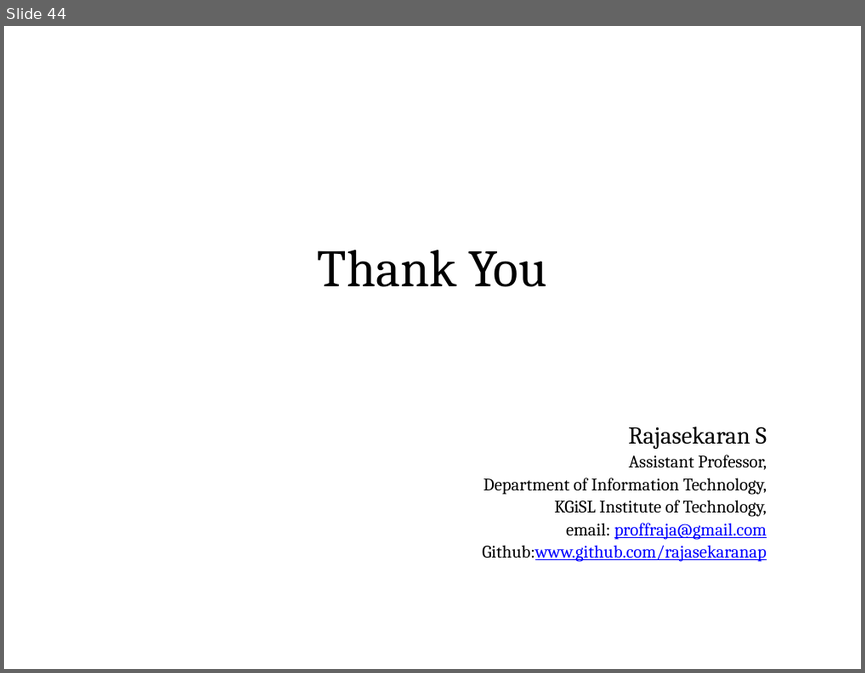
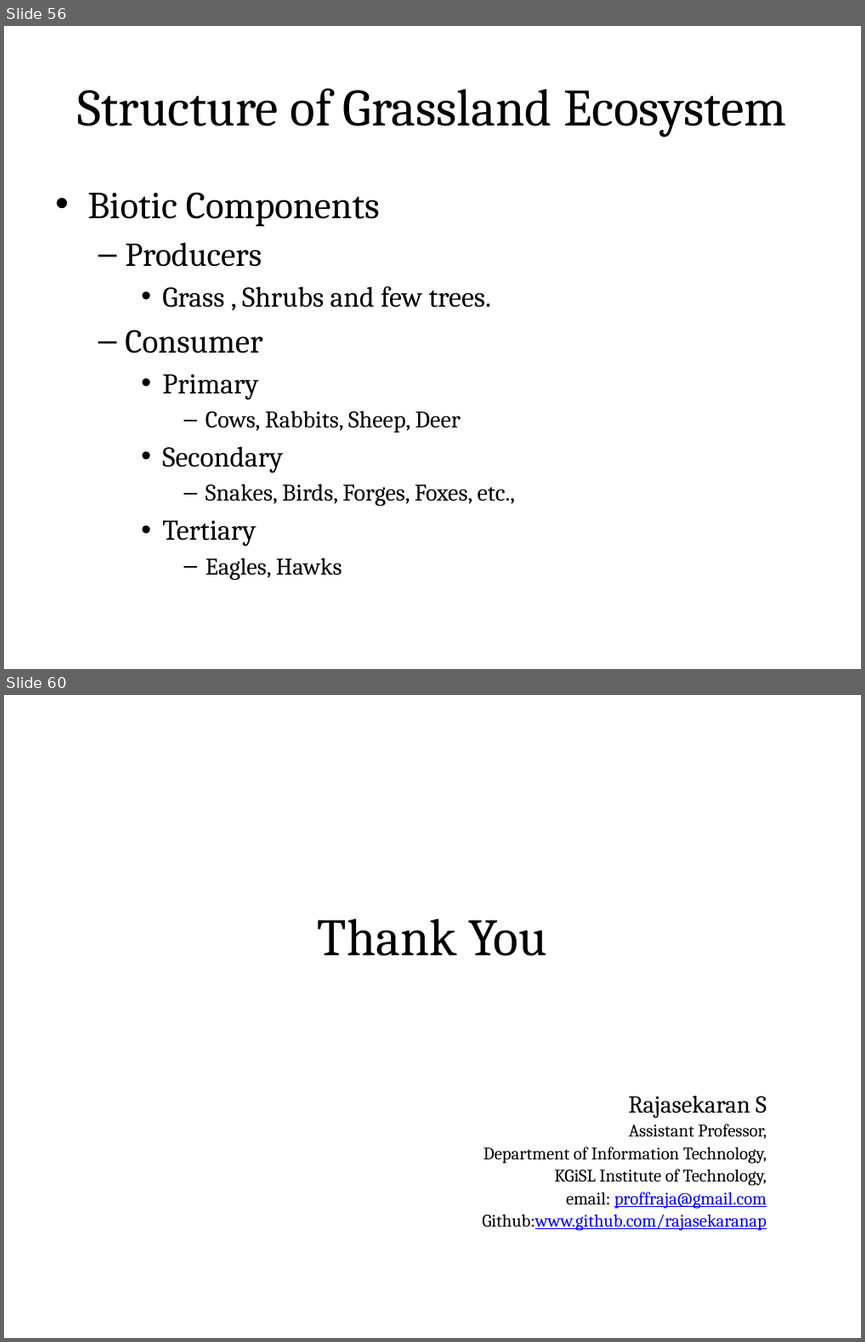
Before and after one commit to rajasekaran36/GE8291-Environmental-Science-and-Engineering, a slide deck: Slides/GE8291-U1.pptx. Shown one above the other, each under a label of ours: slide 44 before the commit, slides 56 and 60 after it; the slides between them are not shown. The pictures are 865x673 and 865x1342 pixels, drawn with LibreOffice and Linux fonts; fonts in the diff are those of the drawing. Boxes give left, top, right and bottom in pixels: in the first picture for what was removed or moved away, otherwise in the second. Text is boxed around its words. In the diff, an @@ line names an element or a change of style, - is before the commit and + after.

```diff
--- a/Slides/GE8291-U1.pptx
+++ b/Slides/GE8291-U1.pptx
@@ slide 56 added at [4,26,861,669], background #FFFFFF @@
@@ title added at [46,52,818,159], fill gradient #DAFDA7 to #E4FCC2 to #F5FFE7, outline #98B955 0.75 pt, 44 pt, text #000000 @@
+Structure of Grassland Ecosystem
@@ text added at [87,192,516,579], 20 pt, text #000000 @@
+• Biotic Components
+  – Producers
+    • Grass , Shrubs and few trees.
+  – Consumer
+    • Primary
+      – Cows, Rabbits, Sheep, Deer
+    • Secondary
+      – Snakes, Birds, Forges, Foxes, etc.,
+    • Tertiary
+      – Eagles, Hawks
@@ what was slide 44 is now slide 60 @@
```
Also in this commit, not shown: 1 slide changed, 15 other slides added.
